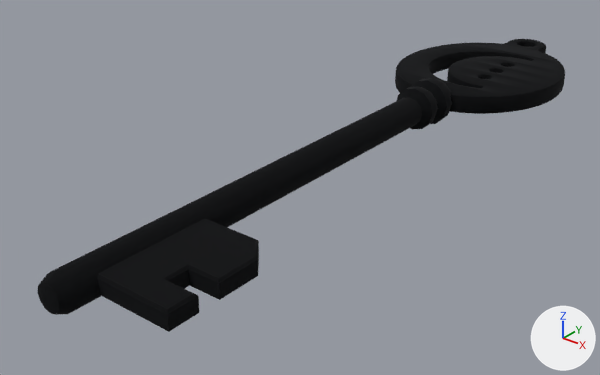
Before and after pictures for a commit that changed the glTF model game/assets/models/key_leyla.glb.
Before and after are seen from a camera (50 mm lens) standing at (0.0602, -0.1003, 0.0446) and looking at (-0.0059, -0.0176, -0.0067). The lights are fixed; the arrows at lower right show +X, +Y and +Z. The older version comes first. Where no turn or scale is listed for an object, it has been applied to the vertices. Vertices at exactly the same position are counted once.

Names of what the first picture shows: 'key_leyla', 'key_shaft'.
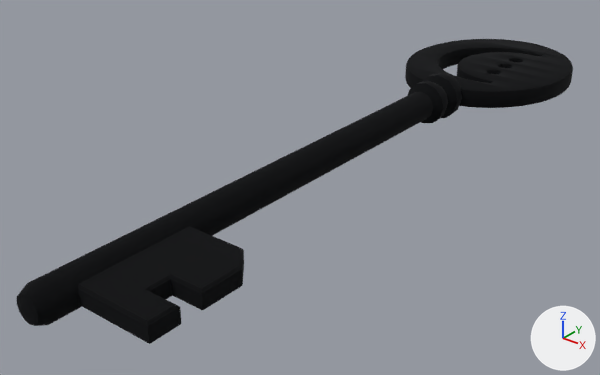
Pixel boxes (x1, y1, x2, y2) of what changed, in the pictures (600 x 375 px; the box of a moved part takes in the faces that stretch with it):
'key_shaft', reshaped, moved (7% wider, 7% taller)
    before: (38, 78, 452, 332)
    after: (17, 73, 462, 344)
'key_leyla', reshaped (8% shorter)
    before: (395, 39, 565, 114)
    after: (405, 39, 573, 108)
part 2 of me_key_shaft, moved or reshaped
    before: (49, 78, 452, 313)
    after: (28, 73, 462, 324)

The change, as a list of edits to the scene's bpy script:
```text
Change me_key_leyla:
    used by ob_key_leyla; location = (0.0, 0.0, 0.0)
    remove me_key_leyla.from_pydata(...)  # 888 vertices, 1792 faces; spans x -0.0144..0.0126, y 0.0091..0.0467, z -0.0015..0.0015
    add me_key_leyla.from_pydata(...)  # 780 vertices, 1572 faces; spans x -0.0144..0.0126, y 0.0123..0.0443, z -0.0015..0.0015
    me_key_leyla part 1: 882 vertices removed from x -0.0144..0.0126, y 0.0091..0.0467, z -0.0015..0.0015; 774 vertices added at x -0.0144..0.0126, y 0.0123..0.0443, z -0.0015..0.0015
Change me_key_shaft:
    used by ob_key_shaft; location = (-0.0009, 0.0017, 0.0)
    remove me_key_shaft.from_pydata(...)  # 145 vertices, 282 faces; spans x -0.0036..0.012, y -0.065..0.0089, z -0.0036..0.0036
    add me_key_shaft.from_pydata(...)  # 145 vertices, 282 faces; spans x -0.0036..0.012, y -0.065..0.0145, z -0.0036..0.0036
    me_key_shaft part 2: all 84 vertices in x -0.0036..0.0036, y 0.0009..0.0089, z -0.0036..0.0036 are moved by (0.0, 0.0056, 0.0)
Change ob_key_shaft:
    ob_key_shaft.location: (-0.0009, 0.0017, 0.0) -> (-0.0009, -0.0007, 0.0)
```
